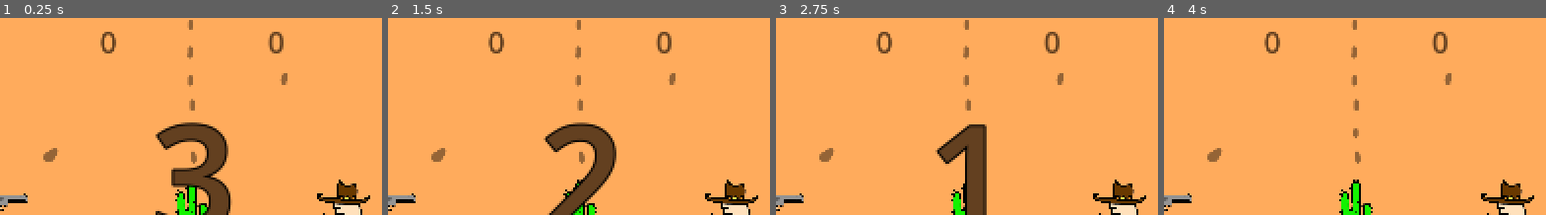
Above: before the commit, frames 1-4 (left to right).
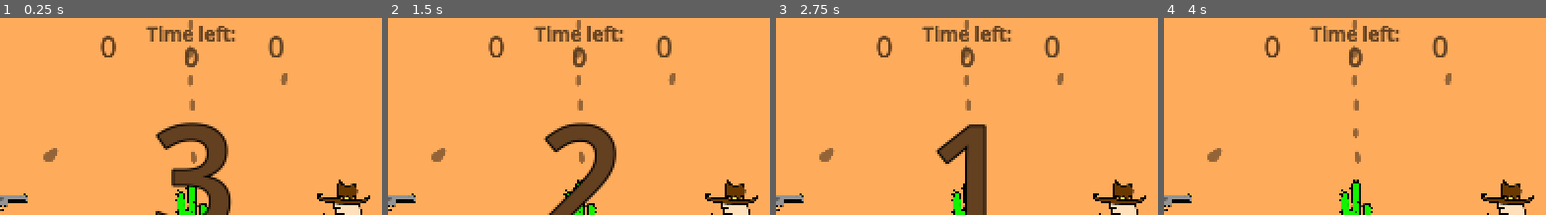
Above: after the commit, the same moments.

Repository: scrr-az/JD_prelim_proj
Game: Godot game, scene res://scenes/level1.tscn
Two runs of this game, one before a commit and one after it. Both use one fixed random seed, a clock stepped at 60 frames per second and the inputs below. This scene is started directly instead of the project's main scene. Sound files missing from this copy of the repository are replaced by a short silence.
Inputs (mouse positions are % of the whole screen's width and height, from its top left):
- Up to frame 1 (0.25 s): no input
- Up to frame 2 (1.5 s): tap Enter at 0.5 s; move the mouse to (74, 45) at 0.52 s; hold D (p1_right) 0.53-1.28 s; click (74, 45) at 0.6 s; tap Space at 1.25 s; move the mouse to (31, 55) at 1.27 s; hold S (p1_down) from 1.28 s (still down); tap Down (p2_down) at 1.35 s
- Up to frame 3 (2.75 s): move the mouse to (62, 28) at 2.02 s; release S (p1_down) at 2.03 s; hold D (p1_right) from 2.03 s (still down); hold Left (p2_left) from 2.03 s (still down)
- Up to frame 4 (4 s): tap Enter at 2.75 s; move the mouse to (46, 70) at 2.77 s; release D (p1_right) at 2.78 s; release Left (p2_left) at 2.78 s; hold W (p1_up) 2.78-3.53 s; tap Right (p2_right) at 2.85 s; tap Space at 3.5 s; move the mouse to (82, 65) at 3.52 s; hold A (p1_left) from 3.53 s (still down); hold Up (p2_up) from 3.53 s (still down)
The pictures show only the part of the screen within x 27-77%, y 1-51%; the shares and areas given below are measured in that part.

The runs differ from the first frame. In frame 1, 2.0% of the frame differs, in the area x 26-75%, y 4-25%; in frame 2, 2.0%; in frame 3, 2.0%; in frame 4, 2.0%.

Commit message:
has overall timer, score clears after a game

Diff:
--- a/scenes/ui.tscn
+++ b/scenes/ui.tscn
@@ -21,9 +21,9 @@
 [node name="PointsPlayer1" type="Label" parent="." unique_id=1424037018]
 layout_mode = 0
 offset_left = 613.0
-offset_top = 40.0
+offset_top = 49.0
 offset_right = 653.0
-offset_bottom = 95.0
+offset_bottom = 132.0
 offset_transform_position = Vector2(-2.185, 0)
 theme_override_colors/font_color = Color(0.3882353, 0.2509804, 0.1254902, 1)
 theme_override_font_sizes/font_size = 60
@@ -31,9 +31,9 @@
 [node name="PointsPlayer2" type="Label" parent="." unique_id=713454456]
 layout_mode = 0
 offset_left = 954.0
-offset_top = 40.0
+offset_top = 49.0
 offset_right = 994.0
-offset_bottom = 95.0
+offset_bottom = 132.0
 theme_override_colors/font_color = Color(0.3882353, 0.2509804, 0.1254902, 1)
 theme_override_font_sizes/font_size = 60
 
@@ -146,4 +146,26 @@
 expand_mode = 2
 stretch_mode = 4
 
+[node name="TimeLeftLabel" type="Label" parent="." unique_id=966520963]
+layout_mode = 0
+offset_left = 767.0
+offset_top = 73.0
+offset_right = 830.0
+offset_bottom = 149.0
+theme_override_colors/font_color = Color(0.3882353, 0.2509804, 0.1254902, 1)
+theme_override_constants/outline_size = 3
+theme_override_font_sizes/font_size = 55
+horizontal_alignment = 1
+
+[node name="TimeLeftDescLabel" type="Label" parent="." unique_id=1165972261]
+layout_mode = 0
+offset_left = 708.0
+offset_top = 37.0
+offset_right = 912.0
+offset_bottom = 100.0
+theme_override_colors/font_color = Color(0.3882353, 0.2509804, 0.1254902, 1)
+theme_override_constants/outline_size = 3
+theme_override_font_sizes/font_size = 40
+text = "Time left:"
+
 [connection signal="timeout" from="Countdown/Timer" to="." method="_on_timer_timeout"]
--- a/scripts/global.gd
+++ b/scripts/global.gd
@@ -4,7 +4,7 @@
 
 var bullet_speed := 550
 
-var sudden_death_timer: Timer												## timer for boosting bullet speed (to avoid draws)
+var end_of_times_timer: Timer												## timer for boosting bullet speed (to avoid draws)
 
 var points1 : int = 0
 var points2 : int = 0
@@ -13,20 +13,25 @@
 var bullets2 : int = 5
 
 func _ready():
-	#setup_sudden_death_timer()
-	pass
+	setup_end_of_times_timer()
 
-#func _on_sudden_death_timer_timeout():										## boost speed for both old and new bullets
-	#bullet_speed = boosted_speed
+func _process(_delta: float) -> void:
+	var currentScene = get_tree().current_scene
+	if currentScene && currentScene.scene_file_path == "res://scenes/level1.tscn" && (end_of_times_timer == null || end_of_times_timer.is_stopped()):
+		end_of_times_timer.start()
+
+func _on_end_of_times_timer_timeout():										## boost speed for both old and new bullets
+	points1 = 0
+	points2 = 0
+	get_tree().change_scene_to_file("res://scenes/main.tscn")
 #
 #
-#func setup_sudden_death_timer():											## sets up timer
-	#sudden_death_timer = Timer.new()
-	#sudden_death_timer.one_shot = true
-	#sudden_death_timer.wait_time = 60.0
-	#sudden_death_timer.timeout.connect(_on_sudden_death_timer_timeout)
-	#add_child(sudden_death_timer)
-	#sudden_death_timer.start()
+func setup_end_of_times_timer():											## sets up timer
+	end_of_times_timer = Timer.new()
+	end_of_times_timer.one_shot = true
+	end_of_times_timer.wait_time = 90.0
+	end_of_times_timer.timeout.connect(_on_end_of_times_timer_timeout)
+	add_child(end_of_times_timer)
 
 func play_sound(sound_path : String):
 	var audio_player := AudioStreamPlayer.new()
--- a/scripts/player.gd
+++ b/scripts/player.gd
@@ -141,7 +141,7 @@
 	var next_scene = "res://scenes/level" + str(scene_number + 1) + ".tscn"
 
 	if !ResourceLoader.exists(next_scene):
-		next_scene = "res://scenes/main.tscn"
+		next_scene = "res://scenes/level6.tscn"
 
 	get_tree().change_scene_to_file(next_scene)
 
--- a/scripts/ui.gd
+++ b/scripts/ui.gd
@@ -20,6 +20,8 @@
 func _process(_delta: float) -> void:
 	$PointsPlayer1.text = "%s" % Global.points1
 	$PointsPlayer2.text = "%s" % Global.points2
+
+	$TimeLeftLabel.text = str(int(ceil(Global.end_of_times_timer.time_left)))
 
 	# Turn the bullets that were used invisible in the ui
 	var lastBullet = $ContainerBullets1.get_node_or_null("Bullet" + str(Global.bullets1 + 1))
